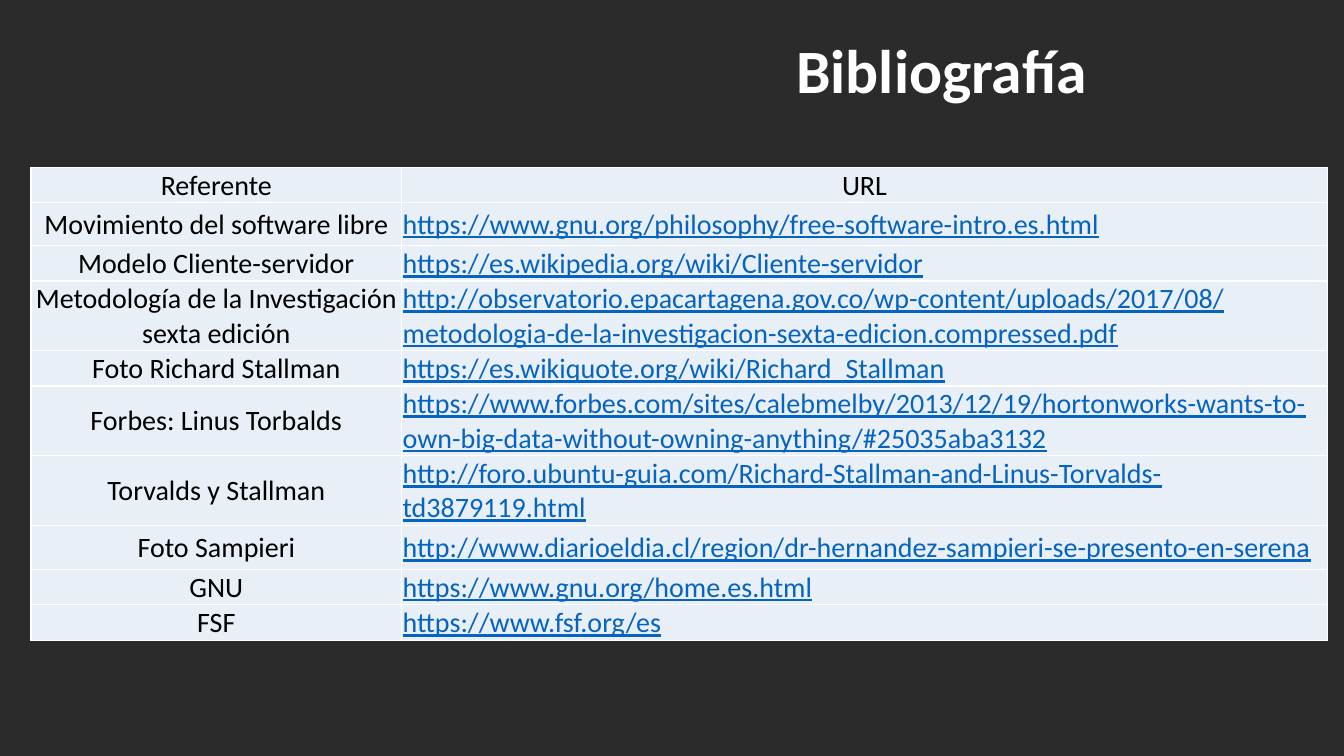
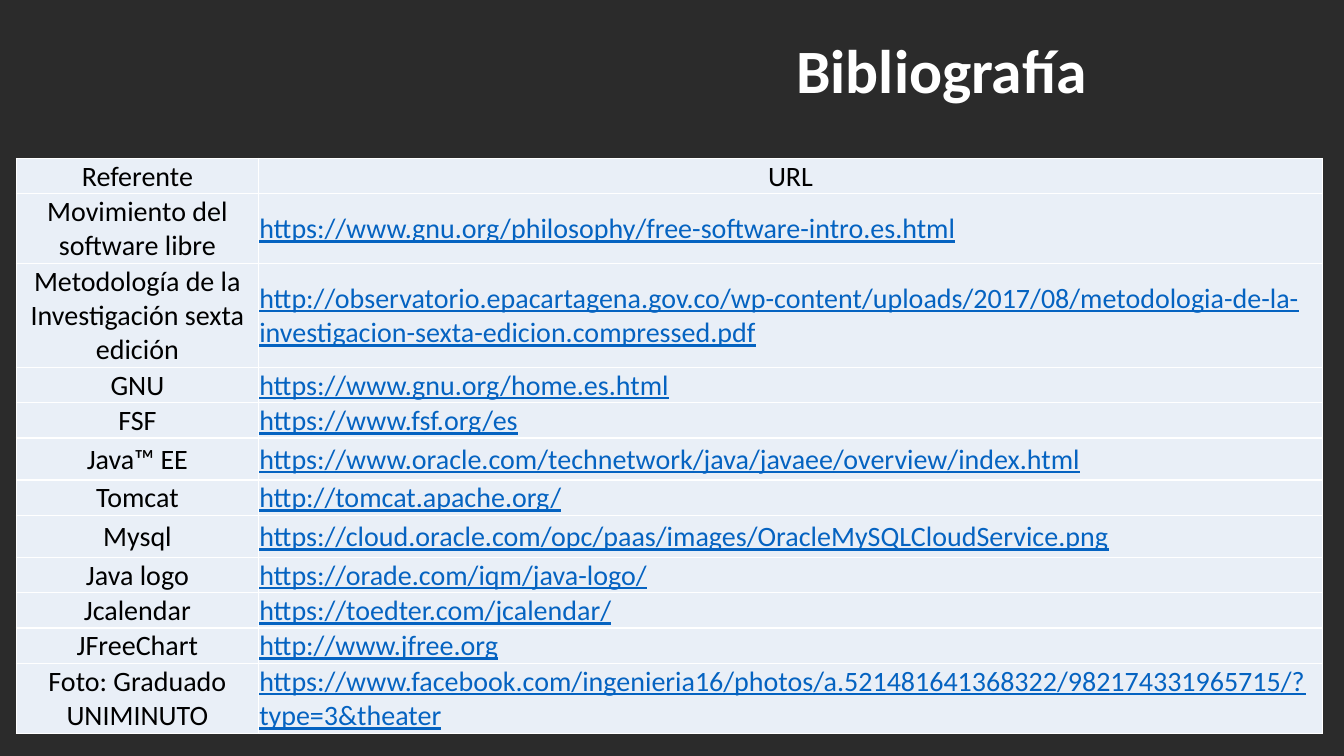
Before and after one commit to BrayanNovoa/uniminuto, a slide deck: slide 24 of expo/expo.pptx (slide 31 before the commit). Drawn at 1344x756 pixels with LibreOffice and Linux fonts; fonts in the diff are those of the drawing; background and template pictures are left out; a plain dark background stands for a picture behind light text. Boxes give left, top, right and bottom in pixels: in the first picture for what was removed or moved away, otherwise in the second. Text is boxed around its words. In the diff, an @@ line names an element or a change of style, - is before the commit and + after.

```diff
--- a/expo/expo.pptx
+++ b/expo/expo.pptx
@@ table at [16,158,1323,734] @@
-row 3: Modelo Cliente-servidor | https://es.wikipedia.org/wiki/Cliente-servidor
-row 5: Foto Richard Stallman | https://es.wikiquote.org/wiki/Richard_Stallman
-row 6: Forbes: Linus Torbalds | https://www.forbes.com/sites/calebmelby/2013/12/19/hortonworks-wants-to-own-big-data-without-owning-anything/#25035aba3132
-row 7: Torvalds y Stallman | http://foro.ubuntu-guia.com/Richard-Stallman-and-Linus-Torvalds-td3879119.html
-row 8: Foto Sampieri | http://www.diarioeldia.cl/region/dr-hernandez-sampieri-se-presento-en-serena
+row 6: Java™ EE | https://www.oracle.com/technetwork/java/javaee/overview/index.html
+row 7: Tomcat | http://tomcat.apache.org/
+row 8: Mysql | https://cloud.oracle.com/opc/paas/images/OracleMySQLCloudService.png
+row 9: Java logo | https://orade.com/iqm/java-logo/
+row 10: Jcalendar | https://toedter.com/jcalendar/
+row 11: JFreeChart | http://www.jfree.org
+row 12: Foto: Graduado UNIMINUTO | https://www.facebook.com/ingenieria16/photos/a.521481641368322/982174331965715/?type=3&theater
@@ table: place and size @@
-table at [31,167,1328,666]
+table at [16,158,1323,734]
```
Also in this commit, not shown: 18 other slides changed, 4 slides added, 11 slides removed, 3 other files.
